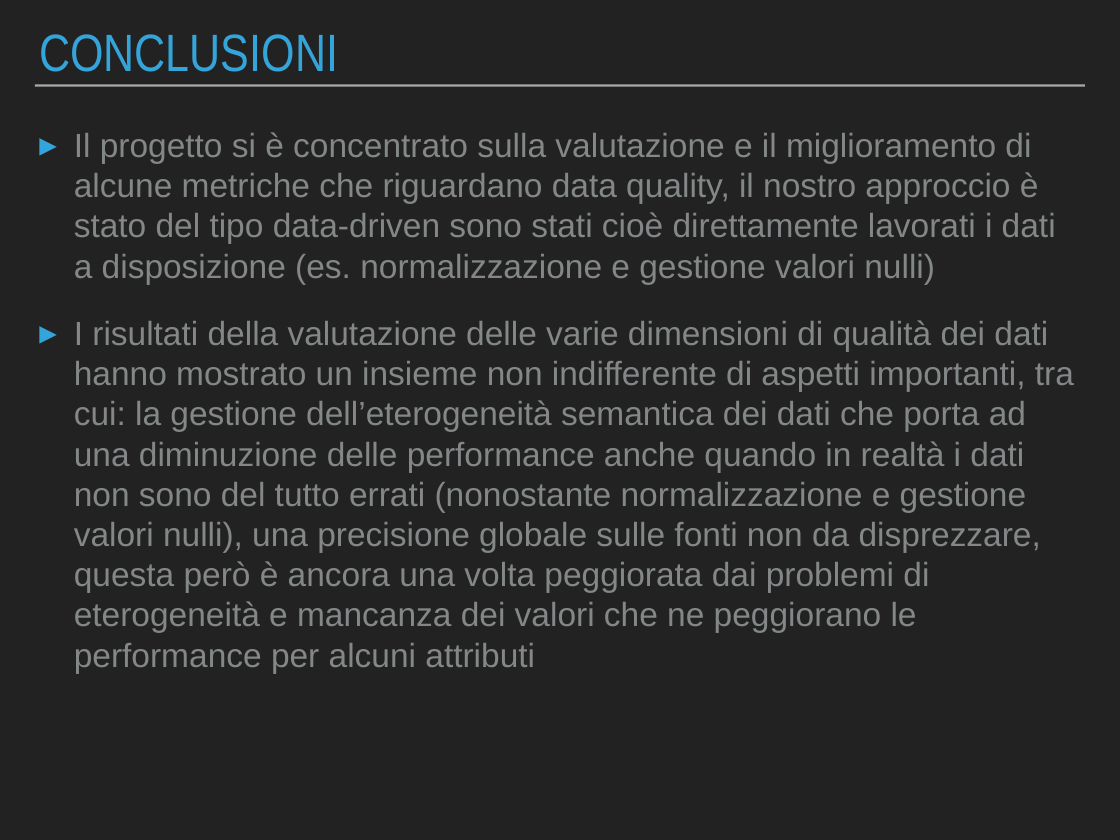
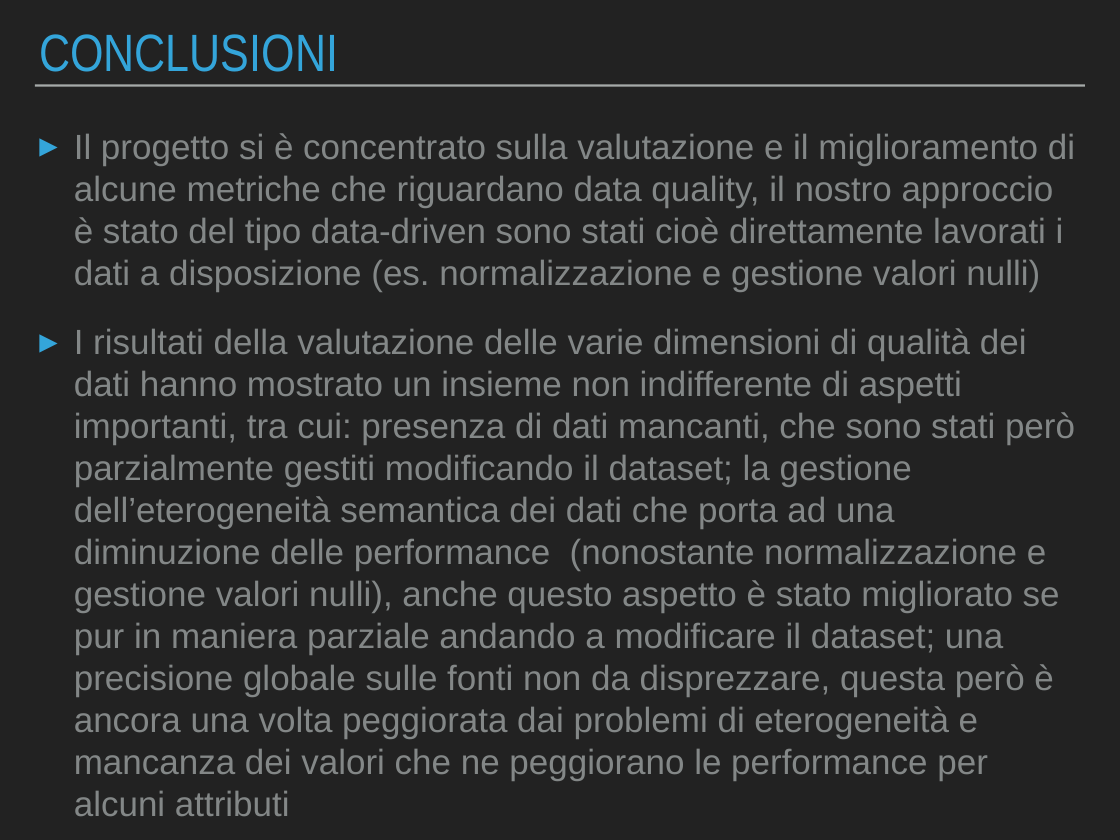
Before and after one commit to Beltra97/Unimib_ArchitettureDati, a slide deck: slide 19 of PresentazionePowerPoint.pptx. Drawn at 1120x840 pixels with LibreOffice and Linux fonts; fonts in the diff are those of the drawing. Boxes give left, top, right and bottom in pixels: in the first picture for what was removed or moved away, otherwise in the second. Text is boxed around its words. In the diff, an @@ line names an element or a change of style, - is before the commit and + after.

```diff
--- a/PresentazionePowerPoint.pptx
+++ b/PresentazionePowerPoint.pptx
@@ text at [74, 133, 1075, 291]: size 30.6 to 32 pt in "Il progetto si è concentrato sulla valutazione ..." @@
@@ text at [74, 328, 1075, 781]: text changed; size 30.6 to 32 pt @@
-▸ I risultati della valutazione delle varie dimensioni di qualità dei dati hanno mostrato un insieme non indifferente di aspetti importanti, tra cui: la gestione dell’eterogeneità semantica dei dati che porta ad una diminuzione delle performance anche quando in realtà i dati non sono del tutto errati (nonostante normalizzazione e gestione valori nulli), una precisione globale sulle fonti non da disprezzare, questa però è ancora una volta peggiorata dai problemi di eterogeneità e mancanza dei valori che ne peggiorano le performance per alcuni attributi
+▸ I risultati della valutazione delle varie dimensioni di qualità dei dati hanno mostrato un insieme non indifferente di aspetti importanti, tra cui: presenza di dati mancanti, che sono stati però parzialmente gestiti modificando il dataset; la gestione dell’eterogeneità semantica dei dati che porta ad una diminuzione delle performance (nonostante normalizzazione e gestione valori nulli), anche questo aspetto è stato migliorato se pur in maniera parziale andando a modificare il dataset; una precisione globale sulle fonti non da disprezzare, questa però è ancora una volta peggiorata dai problemi di eterogeneità e mancanza dei valori che ne peggiorano le performance per alcuni attributi
```
Also in this commit, not shown: 11 other slides changed, 3 other files.
